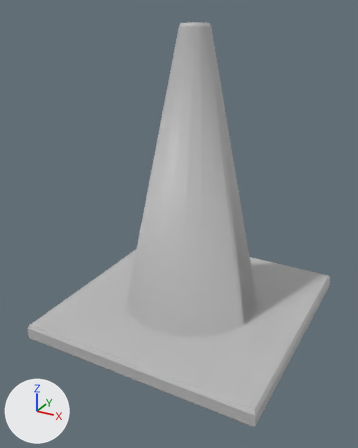
What one commit did to the FBX model TrialsForAGod/Assets/Meshes/Props - Sewer/cone.fbx.
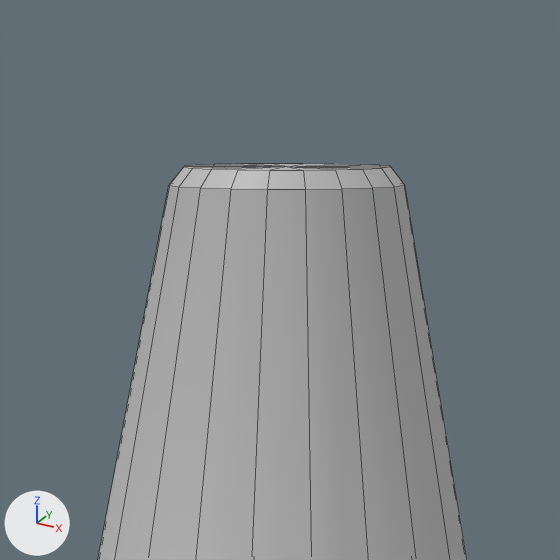
The first picture shows the older version from a camera (50 mm lens) standing at (-2.6, -1.03, 0.899) and looking at (-3.201, 0.063, 0.352). The close-ups show both versions on the part from 44% to 65% of the width and 0% to 17% of the height of that picture. Every picture has the same lights, and +X, +Y and +Z are marked at lower left. The close-ups show mesh edges as thin lines. Where no turn or scale is listed for an object, it has been applied to the vertices.
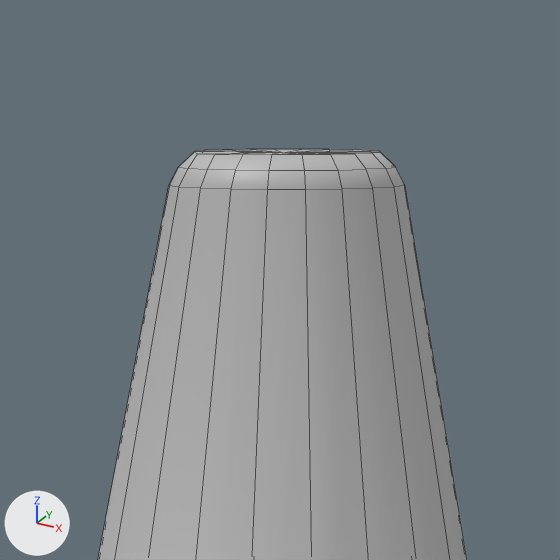
The newer file is also rescaled (x0.75), turned or shifted as a whole; pictures and numbers use the older file's frame.

Where the change shows, as pixel boxes (x1, y1, x2, y2) in the close-ups (560 x 560 px):
'cone', reshaped: before (98, 164, 467, 560); after (98, 149, 467, 560)
part 1 of me_mesh, built on: before (170, 164, 405, 189); after (169, 149, 405, 189)

The change in detail:
me_mesh is used by ob_cone; location (-3.1881, 0.1202, 0.4493).
me_mesh had 142 vertices, 161 faces and spanned x -0.337..0.337, y -0.344..0.344, z -0.412..0.412.
me_mesh now has 162 vertices, 181 faces and spans x -0.337..0.337, y -0.344..0.344, z -0.412..0.417.
Part 1, on me_mesh:
1 vertex is removed from x 0.0, y 0.0, z 0.412.
20 faces are deleted.
20 vertices move from x -0.034..0.034, y -0.034..0.034, z 0.412 to x -0.036..0.036, y -0.036..0.036, z 0.412.
21 vertices are added at x -0.031..0.031, y -0.031..0.031, z 0.417.
40 new faces join them.
